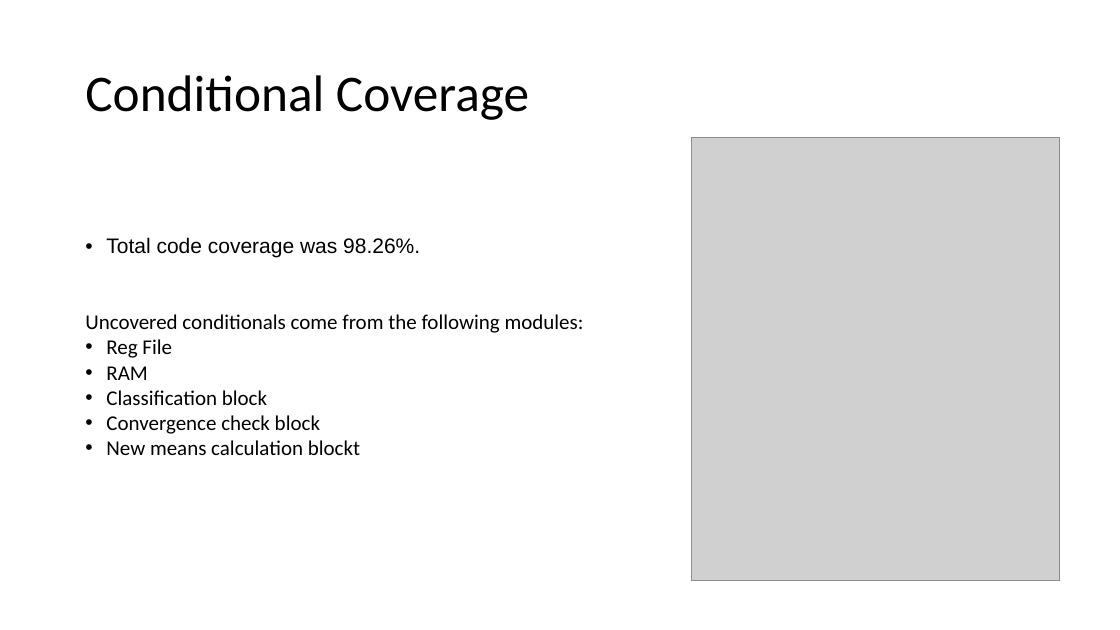
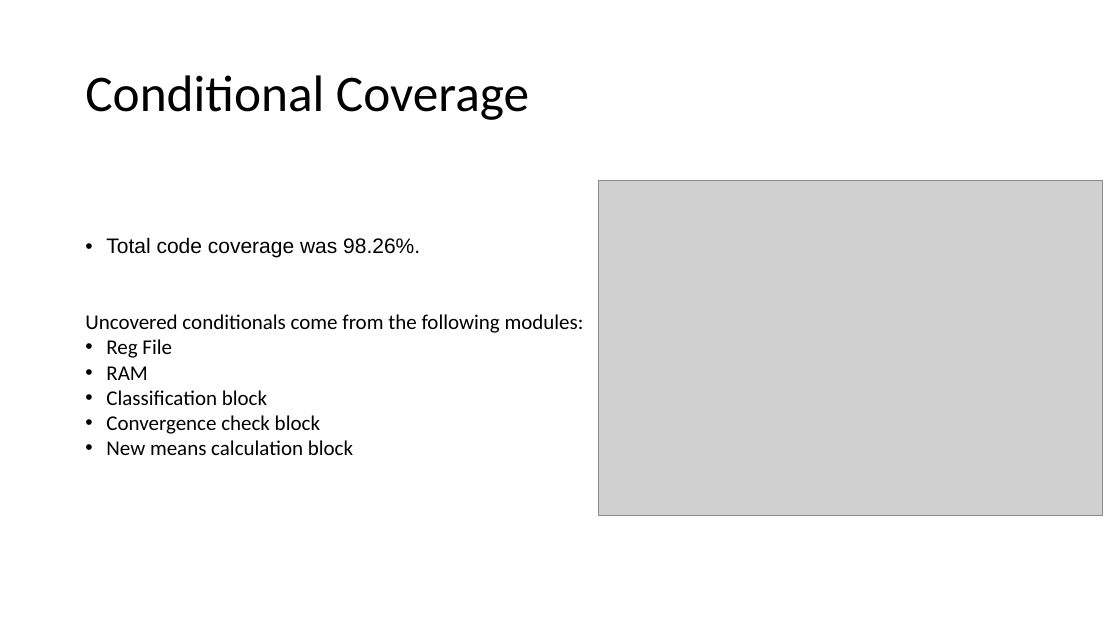
Before and after one commit to liotahuf/UVM_project, a slide deck: slide 38 of Final presentation 3.pptx. Drawn at 1120x630 pixels with LibreOffice and Linux fonts; fonts in the diff are those of the drawing; grey boxes stand for pictures. Boxes give left, top, right and bottom in pixels: in the first picture for what was removed or moved away, otherwise in the second. Text is boxed around its words. In the diff, an @@ line names an element or a change of style, - is before the commit and + after.

```diff
--- a/Final presentation 3.pptx
+++ b/Final presentation 3.pptx
@@ picture: place and size @@
-picture at [692, 137, 1060, 581]
+picture at [599, 181, 1103, 515]
@@ text at [106, 440, 353, 455]: text changed @@
-• New means calculation blockt
+• New means calculation block
```
Also in this commit, not shown: 7 other slides changed.
